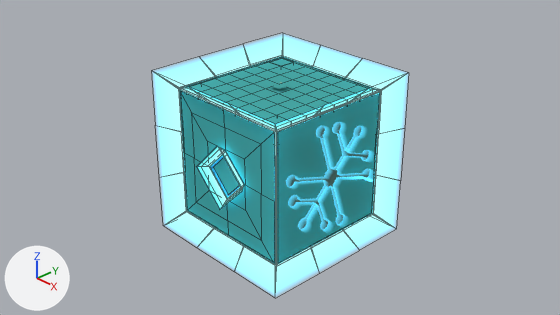
An edit to the Blender file box-3.0.blend, drawn before and after from the same camera.
One viewpoint serves both versions: the file's camera 'Camera'. The axes (+X, +Y, +Z) are drawn at lower left. The lights are the same throughout. Mesh edges are drawn as thin lines on the coarser meshes.

Names of what the first picture shows: 'Plane', 'Plane.001', 'drip-panel', 'light-leak', 'top-panel', 'torch-panel'.
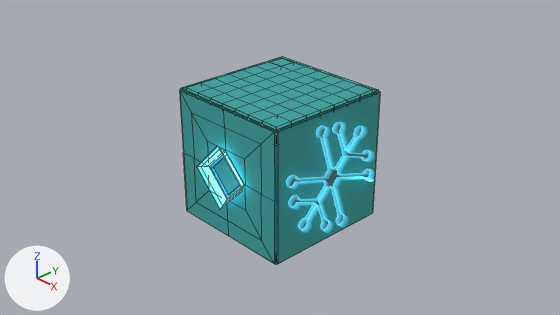
Boxes (x1, y1, x2, y2) around the edits, measured in the pictures (560 x 315 px):
'light-leak', hidden: before (167, 50, 389, 280)

What the commit changed:
Object 'light-leak' (ob_light_leak) is now hidden.
